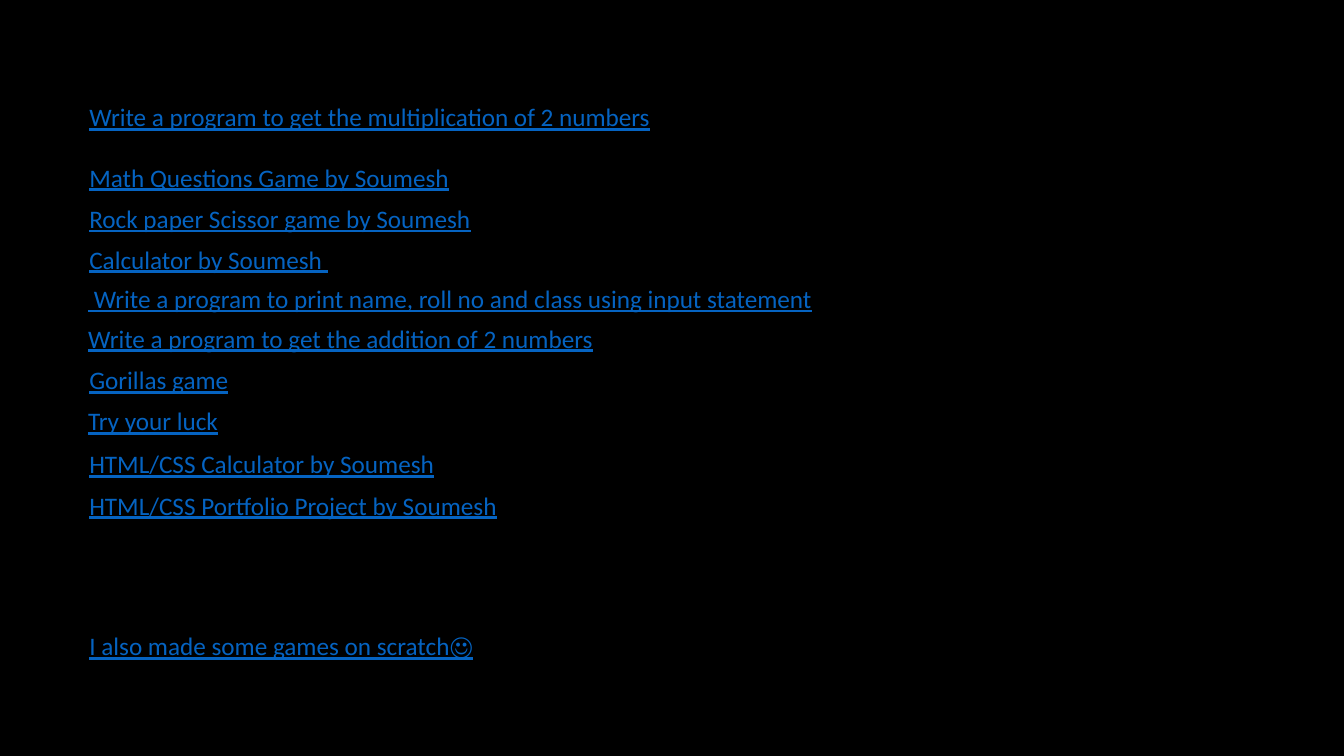
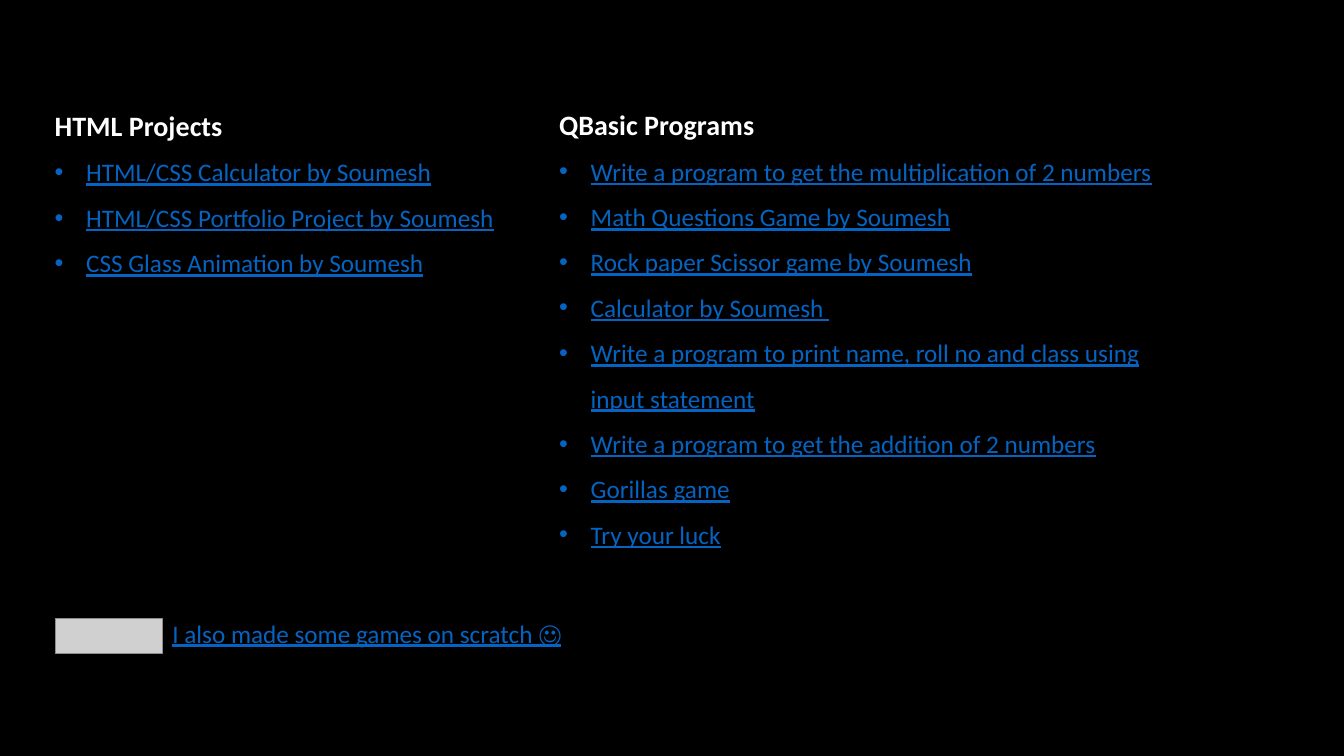
Before and after one commit to babai93/rubai27, a slide deck: slide 1 of home.pptx. Drawn at 1344x756 pixels with LibreOffice and Linux fonts; fonts in the diff are those of the drawing; grey boxes stand for pictures; background and template pictures are left out. Boxes give left, top, right and bottom in pixels: in the first picture for what was removed or moved away, otherwise in the second. Text is boxed around its words. In the diff, an @@ line names an element or a change of style, - is before the commit and + after.

```diff
--- a/home.pptx
+++ b/home.pptx
@@ text "HTML Projects": place and size @@
-text "HTML Projects" at bbox=[89, 497, 497, 520]
+text "HTML Projects" at bbox=[55, 116, 494, 277]
@@ text at bbox=[55, 116, 431, 186]: paragraphs added @@
+HTML Projects
+• HTML/CSS Calculator by Soumesh
@@ text "QBasic Programs": place and size @@
-text "QBasic Programs" at bbox=[89, 108, 650, 191]
+text "QBasic Programs" at bbox=[559, 115, 1151, 548]
@@ text at bbox=[559, 115, 754, 140]: paragraph added @@
+QBasic Programs
@@ text at bbox=[591, 163, 1151, 231]: bullet none to •; line spacing 1 to 1.5 @@
@@ text at bbox=[86, 209, 494, 232]: bullet none to •; line spacing 1 to 1.5 @@
@@ text removed at bbox=[89, 210, 470, 233] @@
-Rock paper Scissor game by Soumesh
@@ text at bbox=[86, 254, 423, 277]: paragraph added @@
+• CSS Glass Animation by Soumesh
@@ text removed at bbox=[89, 251, 322, 273] @@
-Calculator by Soumesh
@@ text at bbox=[591, 253, 1139, 548]: paragraphs added @@
+• Rock paper Scissor game by Soumesh
+• Calculator by Soumesh
+• Write a program to print name, roll no and class using input statement
+• Write a program to get the addition of 2 numbers
+• Gorillas game
+• Try your luck
@@ text removed at bbox=[94, 290, 811, 313] @@
-Write a program to print name, roll no and class using input statement
@@ text removed at bbox=[88, 330, 592, 353] @@
-Write a program to get the addition of 2 numbers
@@ text removed at bbox=[89, 371, 228, 394] @@
-Gorillas game
@@ text removed at bbox=[88, 412, 218, 435] @@
-Try your luck
@@ text removed at bbox=[89, 455, 434, 478] @@
-HTML/CSS Calculator by Soumesh
@@ picture added at bbox=[56, 619, 163, 654] @@
@@ text at bbox=[172, 625, 533, 648]: spaces changed @@
-I also made some games on scratch☺
+I also made some games on scratch ☺
```
Also in this commit, not shown: 2 other files.
